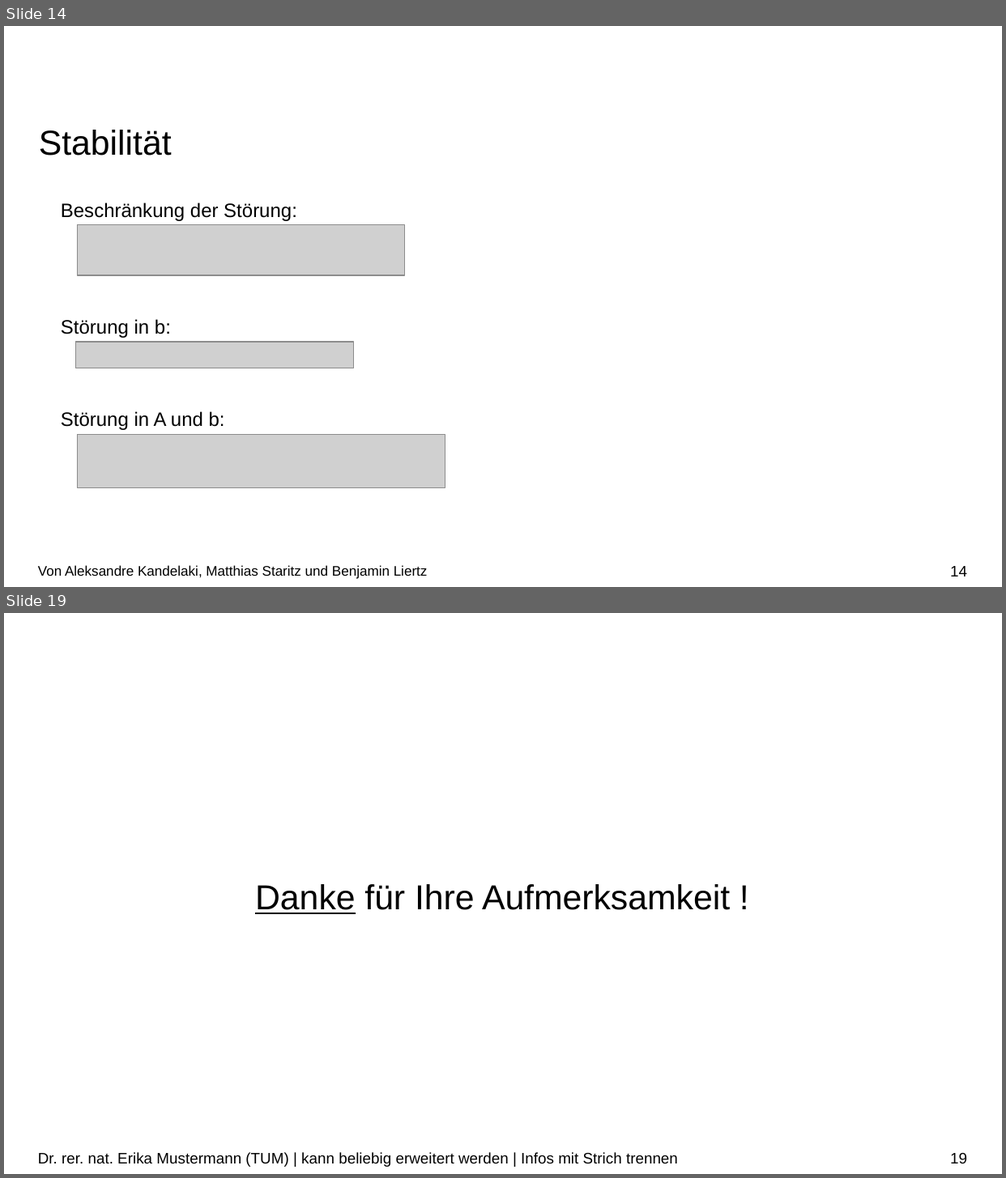
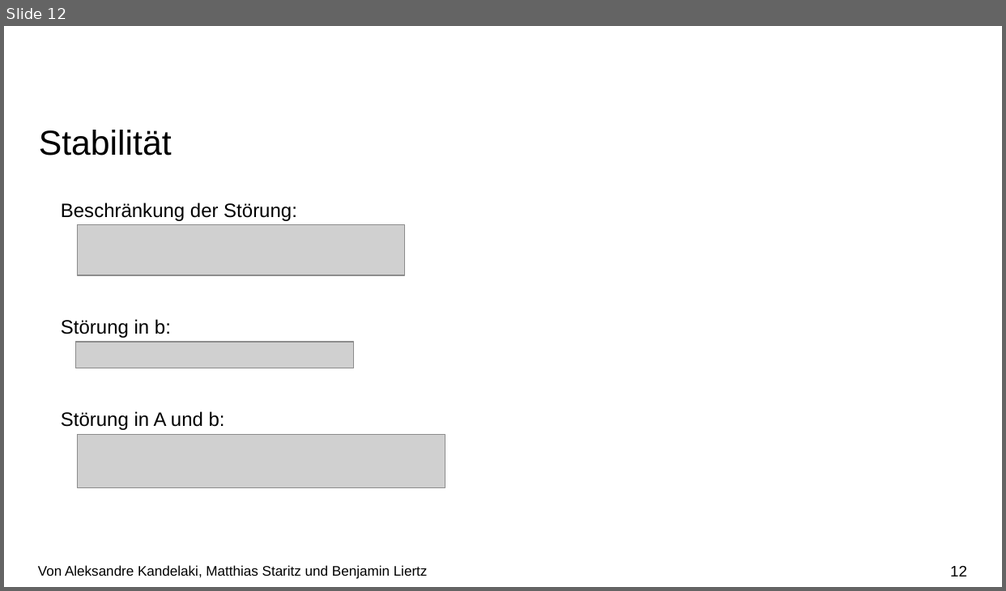
Before and after one commit to kandelak/ludecomposition, a slide deck: Vortrag/LU-Zerlegung 2.0.pptx. Shown one above the other, each under a label of ours: slides 14 and 19 before the commit, slide 12 after it; the slides between them are not shown. The pictures are 1006x1178 and 1006x591 pixels, drawn with LibreOffice and Linux fonts; fonts in the diff are those of the drawing; grey boxes stand for pictures; background and template pictures are left out. Boxes give left, top, right and bottom in pixels: in the first picture for what was removed or moved away, otherwise in the second. Text is boxed around its words. In the diff, an @@ line names an element or a change of style, - is before the commit and + after.

```diff
--- a/Vortrag/LU-Zerlegung 2.0.pptx
+++ b/Vortrag/LU-Zerlegung 2.0.pptx
@@ slide 19 removed at (4, 613, 1002, 1174), background #FFFFFF @@
@@ title removed at (255, 884, 730, 914) @@
-Danke für Ihre Aufmerksamkeit !
@@ text removed at (38, 1152, 678, 1167) @@
-Dr. rer. nat. Erika Mustermann (TUM) | kann beliebig erweitert werden | Infos mit Strich trennen
@@ page number removed at (950, 1153, 967, 1164) @@
-19
@@ what was slide 14 is now slide 12 @@
@@ page number at (950, 566, 967, 577): text changed @@
-14
+12
```
Also in this commit, not shown: 6 slides changed, 1 other slide removed.
